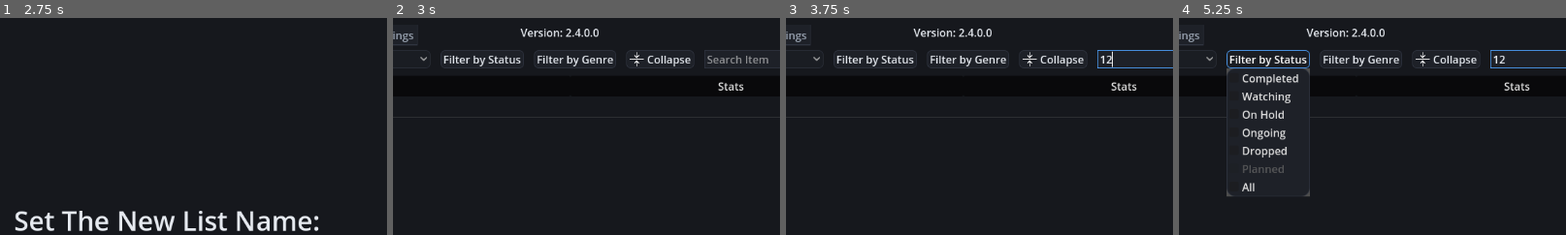
Above: before the commit, frames 1-4 (left to right).
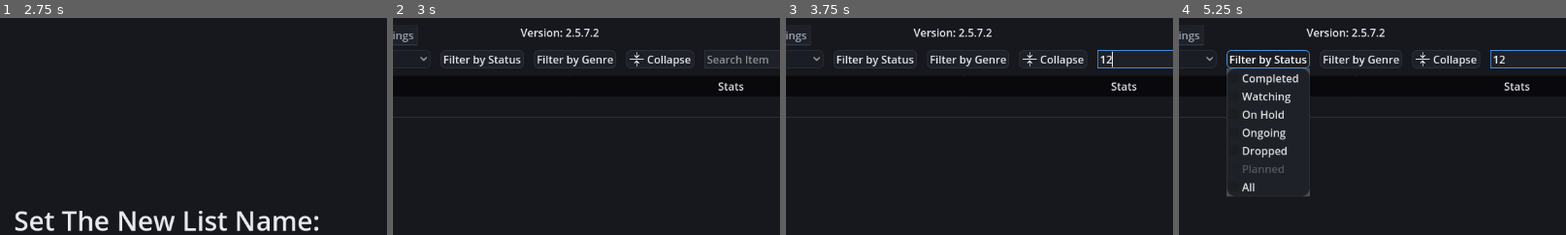
Above: after the commit, the same moments.

Repository: sredniW1234/Anime-Tracker-V2
Game: Godot game, scene res://Scenes/main_menu.tscn
The game is run twice, just before and just after one commit, with the same random seed, the same clock (stepped at 60 frames per second) and the same inputs.
Inputs (mouse positions are % of the whole screen's width and height, from its top left):
- Up to frame 1 (2.75 s): click "Open List" at 0.5 s; click "New List" at 1.25 s; click (44, 54) at 2.02 s; type "Alex" at 2.1 s
- Up to frame 2 (3 s): click "Create" at 2.75 s
- Up to frame 3 (3.75 s): click (83, 9) at 3.52 s; type "12" at 3.6 s
- Up to frame 4 (5.25 s): click "File" at 4.25 s; click "Filter by Status" at 5 s
The pictures show only the part of the screen within x 28-78%, y 0-50%; the shares and areas given below are measured in that part.

Frame 1 is identical in both runs. In frame 2, 0.1% of the frame differs, in the area x 46-54%, y 4-9%; in frame 3, 0.1%; in frame 4, 0.1%.
Error in both runs: Cannot call method 'get_value' on a null value. (res://Scripts/file_menu_button.gd:11)

Commit message:
Fixed mismatch fallback values & version number

Diff:
--- a/Scenes/anime_list.tscn
+++ b/Scenes/anime_list.tscn
@@ -58,7 +58,7 @@
 layout_mode = 2
 size_flags_horizontal = 4
 size_flags_vertical = 0
-text = "Version: 2.4.0.0"
+text = "Version: 2.5.7.2"
 
 [node name="TabContainer" type="TabContainer" parent="PanelContainer/MarginContainer"]
 layout_mode = 2
--- a/Scripts/settings_view.gd
+++ b/Scripts/settings_view.gd
@@ -25,24 +25,6 @@
 @onready var load_tree_collapsed: CheckButton = $"HBoxContainer/Setting/MarginContainer/Display/Load Tree Collapsed"
 @onready var theme_options: OptionButton = $HBoxContainer/Setting/MarginContainer/Display/ThemeOptions
 
-var DEFAULT_OPTIONS = {
-	# Defaults
-	"default_status": "watching",
-	"default_auto_track": true,
-	"default_release_schedule": "weekly",
-
-	# Saving
-	"default_save_location": OS.get_system_dir(OS.SYSTEM_DIR_DESKTOP),
-	"default_image_location": OS.get_system_dir(OS.SYSTEM_DIR_DESKTOP),
-	"autosave": false,
-	"autosave_interval": 300,
-	"save_on_exit_prompt": true,
-	"unsaved_warning_timer": 120,
-
-	# Display
-	"default_collapse": false,
-	"theme_options": "default"
-}
 var settings: ConfigFile = ConfigFile.new()
 
 func _ready() -> void:
@@ -99,9 +81,9 @@
 	default_save_file_location.text = settings.get_value("saving", "default_save_location", "")
 	default_image_location.text = settings.get_value("saving", "default_image_location", "")
 	auto_save.button_pressed = settings.get_value("saving", "autosave", false)
-	autosave_freq.value = settings.get_value("saving", "autosave_interval", 5)
+	autosave_freq.value = settings.get_value("saving", "autosave_interval", 300)
 	soe_prompt.button_pressed = settings.get_value("saving", "save_on_exit_prompt", false)
-	warn_freq.value = settings.get_value("saving", "unsaved_warning_timer", 60)
+	warn_freq.value = settings.get_value("saving", "unsaved_warning_timer", 120)
 
 	# --- display ---
 	load_tree_collapsed.button_pressed = settings.get_value("display", "default_collapse", false)
